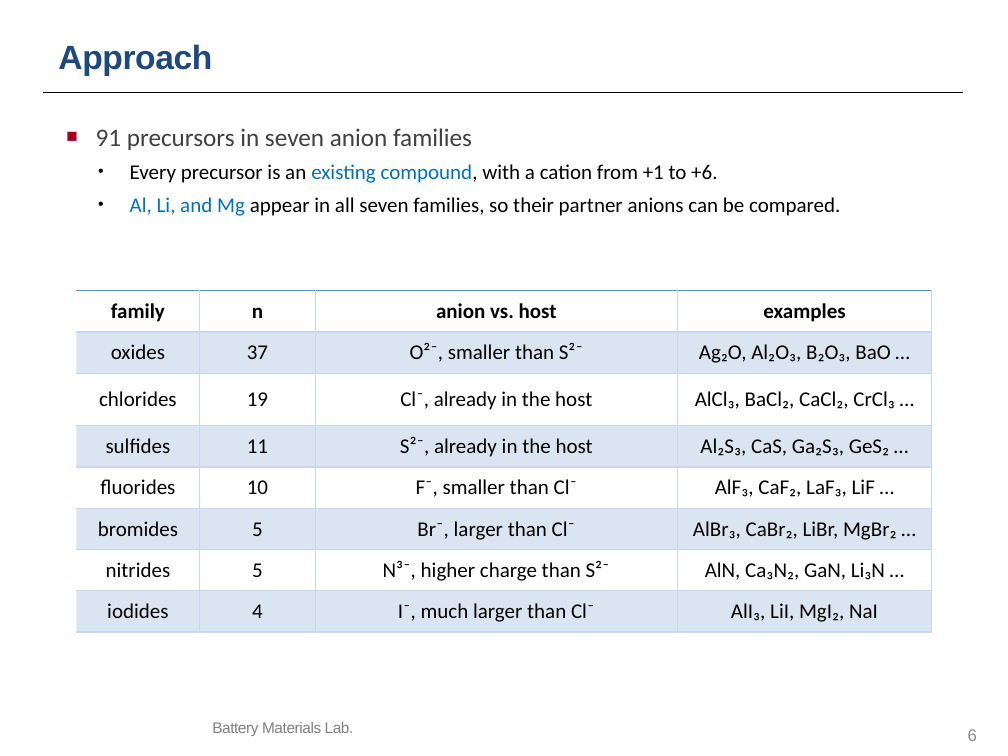
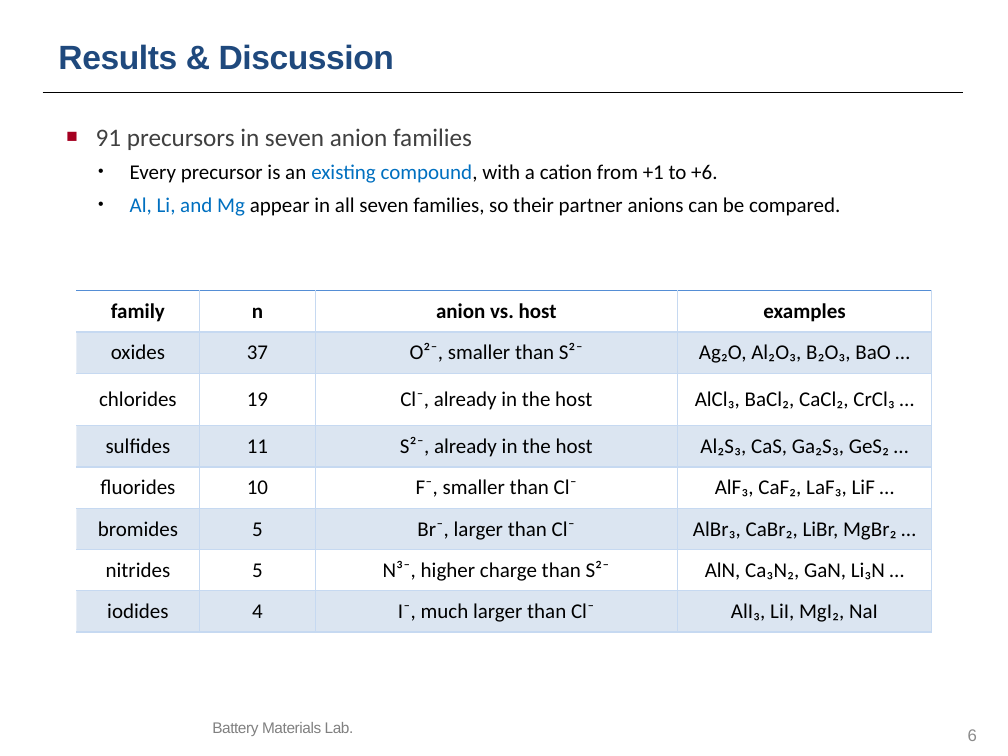
Before and after one commit to yonghoon7153-source/Yonghoon-DEM-DFT, a slide deck: slide 6 of kb/seminars/Research_Seminar_2026_10_13_cascade_progress_lean.pptx. Drawn at 1008x756 pixels with LibreOffice and Linux fonts; fonts in the diff are those of the drawing; background and template pictures are left out. Boxes give left, top, right and bottom in pixels: in the first picture for what was removed or moved away, otherwise in the second. Text is boxed around its words. In the diff, an @@ line names an element or a change of style, - is before the commit and + after.

```diff
--- a/kb/seminars/Research_Seminar_2026_10_13_cascade_progress_lean.pptx
+++ b/kb/seminars/Research_Seminar_2026_10_13_cascade_progress_lean.pptx
@@ text at (58, 44, 394, 70): text changed @@
-Approach
+Results & Discussion
```
Also in this commit, not shown: 7 other slides changed, 13 other files.
